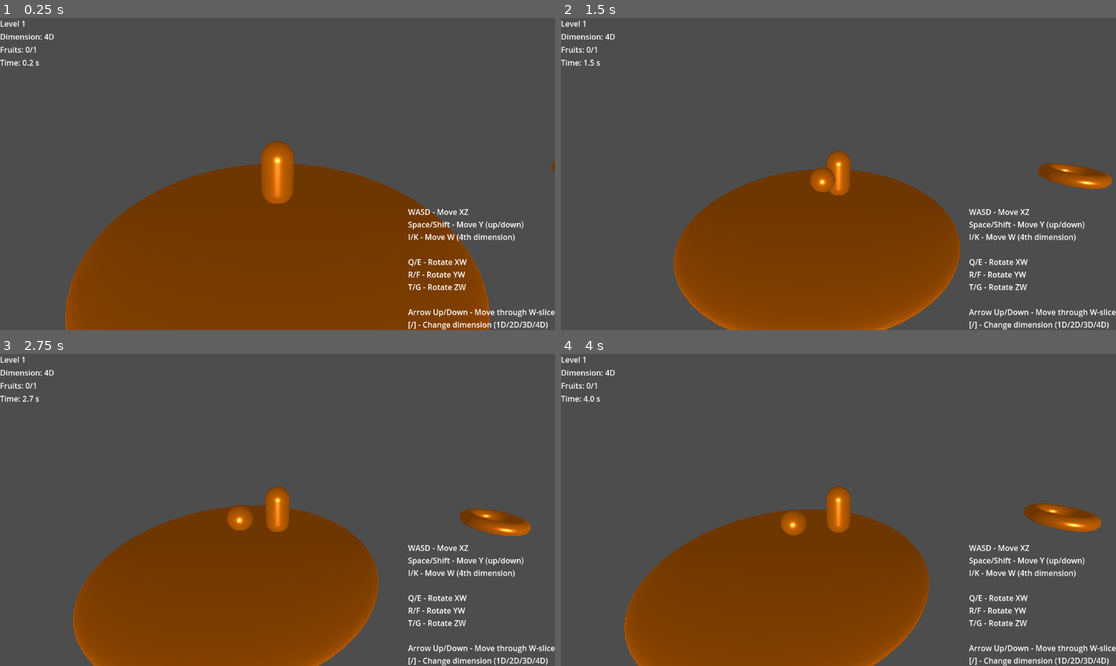
Above: before the commit, frames 1-4 (two rows, left to right).
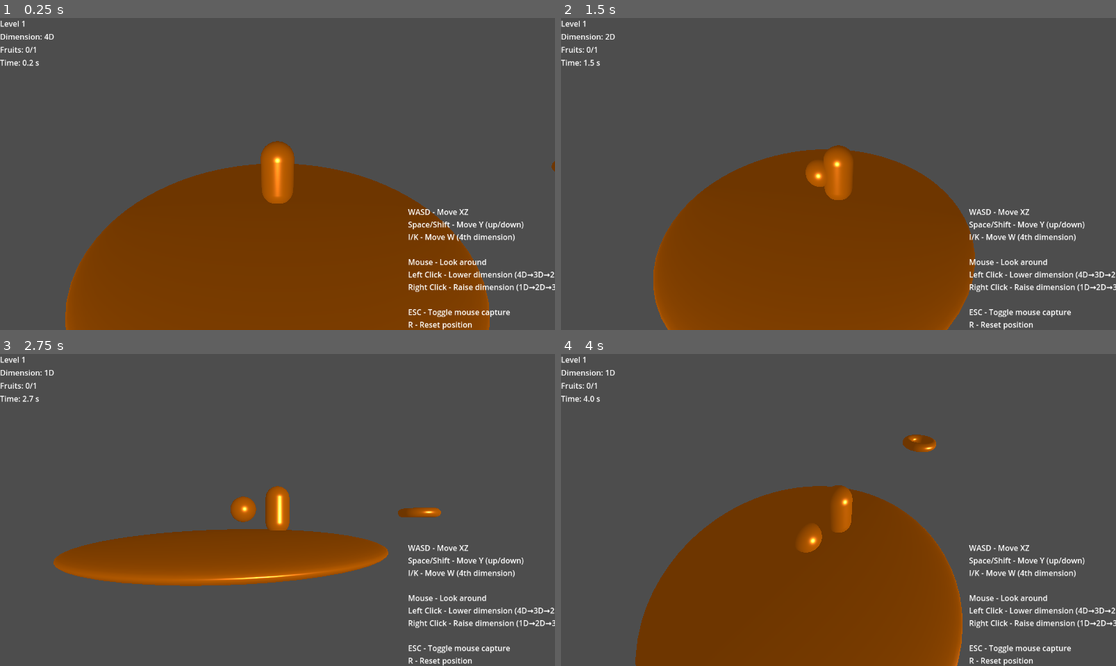
Above: after the commit, the same moments.

Repository: Iroguin/Hyperulottoukkavuus
Game: Godot game, scene res://scenes/main.tscn
The game is run twice, just before and just after one commit, with the same random seed, the same clock (stepped at 60 frames per second) and the same inputs.
Inputs (mouse positions are in pixels of both pictures, inside the frame that each line leads up to):
- Up to frame 1 (0.25 s): no input
- Up to frame 2 (1.5 s): tap Enter (ui_accept) at 0.5, 0.77 s; move the mouse to (960, 158) at 0.52 s; hold D 0.53-1.25 s; hold W (forw_3d) 0.53-1.25 s; click (960, 158) at 0.67 s; drag from (727, 189) to (810, 236) at 1.27 s
- Up to frame 3 (2.75 s): move the mouse to (333, 441) at 2.02 s; hold D from 2.03 s (still down); hold E from 2.03 s (still down); click (333, 441) at 2.17 s
- Up to frame 4 (4 s): release D at 2.75 s; release E at 2.75 s; drag from (810, 572) to (672, 463) at 2.77 s; move the mouse to (1005, 556) at 3.52 s; hold A from 3.53 s (still down); hold Space from 3.53 s (still down); click (1005, 556) at 3.67 s; tap Enter (ui_accept) at 3.77 s

The runs differ from the first frame. In frame 1, 1.4% of the frame differs, in the area x 73-100%, y 77-100%; in frame 2, 9.3%; in frame 3, 22%, in the area x 8-100%, y 5-100%; in frame 4, 10%.

Commit message:
mouselook and working on dimension switching

Diff:
--- a/scenes/main.tscn
+++ b/scenes/main.tscn
@@ -53,12 +53,12 @@
 Space/Shift - Move Y (up/down)
 I/K - Move W (4th dimension)
 
-Q/E - Rotate XW
-R/F - Rotate YW
-T/G - Rotate ZW
+Mouse - Look around
+Left Click - Lower dimension (4D→3D→2D→1D)
+Right Click - Raise dimension (1D→2D→3D→4D)
 
-Arrow Up/Down - Move through W-slice
-[/] - Change dimension (1D/2D/3D/4D)"
+ESC - Toggle mouse capture
+R - Reset position"
 
 [node name="LevelManager" type="Node" parent="."]
 script = ExtResource("7_o6xl0")
--- a/scripts/4d/camera_4d_follow.gd
+++ b/scripts/4d/camera_4d_follow.gd
@@ -5,6 +5,34 @@
 @export var follow_speed := 5.0
 @export var offset := Vector3(0, 3, 8)
 @export var follow_w_axis := true  # Whether to follow player in W dimension
+@export var mouse_sensitivity := 0.003
+@export var min_pitch := -80.0
+@export var max_pitch := 80.0
+
+var yaw := 0.0  # Horizontal rotation
+var pitch := 0.0  # Vertical rotation
+var mouse_captured := false
+
+func _ready():
+	# Capture mouse on start
+	Input.set_mouse_mode(Input.MOUSE_MODE_CAPTURED)
+	mouse_captured = true
+
+func _input(event):
+	# Toggle mouse capture with Escape
+	if event.is_action_pressed("ui_cancel"):
+		if mouse_captured:
+			Input.set_mouse_mode(Input.MOUSE_MODE_VISIBLE)
+			mouse_captured = false
+		else:
+			Input.set_mouse_mode(Input.MOUSE_MODE_CAPTURED)
+			mouse_captured = true
+
+	# Mouse look
+	if event is InputEventMouseMotion and mouse_captured:
+		yaw -= event.relative.x * mouse_sensitivity
+		pitch -= event.relative.y * mouse_sensitivity
+		pitch = clamp(pitch, deg_to_rad(min_pitch), deg_to_rad(max_pitch))
 
 func _process(delta):
 	if not target:
@@ -23,8 +51,15 @@
 	# Get target's 3D projected position
 	var target_pos = target.global_position
 
+	# Calculate camera position with mouse look
+	# Start with base offset, then rotate it
+	var rotated_offset = offset.rotated(Vector3.UP, yaw)
+	# Apply pitch by rotating around the right vector
+	var right = Vector3.UP.cross(rotated_offset.normalized()).normalized()
+	rotated_offset = rotated_offset.rotated(right, pitch)
+
 	# Calculate desired camera position
-	var desired_pos = target_pos + offset
+	var desired_pos = target_pos + rotated_offset
 
 	# Smooth follow
 	global_position = global_position.lerp(desired_pos, follow_speed * delta)
--- a/scripts/player.gd
+++ b/scripts/player.gd
@@ -51,7 +51,19 @@
 	velocity_4d += collision_normal * 2.0
 
 func _input(event):
+	# Dimension switching with mouse buttons
+	if event is InputEventMouseButton and event.pressed:
+		var dim_manager = GameWorld4D.dimension_manager
+		if event.button_index == MOUSE_BUTTON_LEFT:
+			# Decrease dimension (4D -> 3D -> 2D -> 1D)
+			var new_dim = max(1, dim_manager.current_dimension - 1)
+			dim_manager.set_dimension(new_dim)
+		elif event.button_index == MOUSE_BUTTON_RIGHT:
+			# Increase dimension (1D -> 2D -> 3D -> 4D)
+			var new_dim = min(4, dim_manager.current_dimension + 1)
+			dim_manager.set_dimension(new_dim)
+
 	# Optional: Reset position with R key
-	if event.is_action_pressed("ui_cancel"):  # ESC key
+	if event.is_action_pressed("ui_text_backspace"):  # R key
 		position_4d = Vector4(0, 1, 0, 0)
 		velocity_4d = Vector4.ZERO
